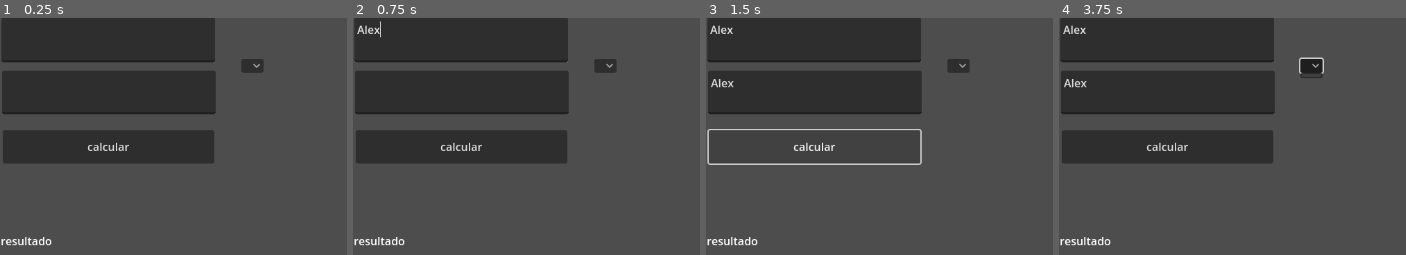
Above: before the commit, frames 1-4 (left to right).
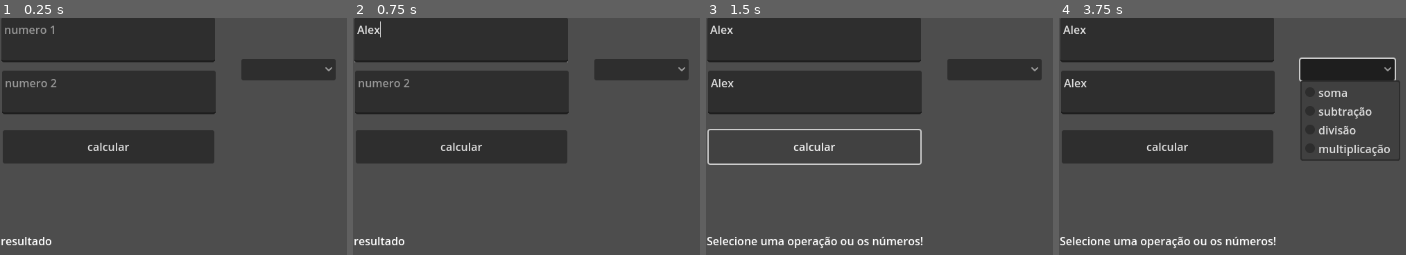
Above: after the commit, the same moments.

Repository: danielleher/segundo-semestre-dev-mobile-
Game: Godot game, scene res://entrega 3/calculadora.tscn
The game is run twice, just before and just after one commit, with the same random seed, the same clock (stepped at 60 frames per second) and the same inputs. This scene is started directly instead of the project's main scene.
Inputs (mouse positions are in pixels of both pictures, inside the frame that each line leads up to; where the layout moved, square brackets give the same spot in the first picture):
- Up to frame 1 (0.25 s): no input
- Up to frame 2 (0.75 s): click (460, 39) at 0.52 s; type "Alex" at 0.6 s
- Up to frame 3 (1.5 s): click (813, 91) at 0.75 s; type "Alex" at 0.83 s; click "calcular" at 1.25 s
- Up to frame 4 (3.75 s): click "calcular" at 2 s; click "calcular" at 2.75 s; click (1347, 70) [1312, 65] at 3.5 s

The runs differ from the first frame. In frame 1, 2.4% of the frame differs, in the area x 1-97%, y 2-30%; in frame 2, 2.2%; in frame 3, 3.1%; in frame 4, 5.3%, in the area x 0-99%, y 16-98%.

Commit message:
calculadora
calculadora

Diff:
--- a/entregas/entrega 3/calculadora.gd
+++ b/entregas/entrega 3/calculadora.gd
@@ -1 +1,18 @@
-extends Node2D
+extends Control
+
+func _on_button_pressed() -> void:
+	$Label.text = str($OptionButton.get_selected_id())
+	if $OptionButton.get_selected_id() == 0:
+		$Label.text = str(float($numero1.text) + float($numero2.text))
+
+	elif $OptionButton.get_selected_id() == 1:
+		$Label.text = str(float($numero1.text) - float($numero2.text))
+
+	elif $OptionButton.get_selected_id() == 2:
+		$Label.text = str(float($numero1.text) / float($numero2.text))
+
+	elif $OptionButton.get_selected_id() == 3:
+		$Label.text = str(float($numero1.text) * float($numero2.text))
+
+	else:
+		$Label.text = "Selecione uma operação ou os números!"
--- a/entregas/entrega 3/calculadora.tscn
+++ b/entregas/entrega 3/calculadora.tscn
@@ -2,7 +2,9 @@
 
 [ext_resource type="Script" uid="uid://buvnnixxv7qim" path="res://entrega 3/calculadora.gd" id="1_kmi5w"]
 
-[node name="calculadora" type="Node2D"]
+[node name="calculadora" type="Control"]
+layout_mode = 3
+anchors_preset = 0
 script = ExtResource("1_kmi5w")
 
 [node name="TextEdit" type="TextEdit" parent="."]
@@ -10,12 +12,22 @@
 offset_top = -1.0
 offset_right = 310.0
 offset_bottom = 64.0
+placeholder_text = "numero 1"
 
 [node name="OptionButton" type="OptionButton" parent="."]
 offset_left = 348.0
 offset_top = 59.0
 offset_right = 380.0
 offset_bottom = 79.0
+item_count = 4
+popup/item_0/text = "soma"
+popup/item_0/id = 0
+popup/item_1/text = "subtração"
+popup/item_1/id = 1
+popup/item_2/text = "divisão"
+popup/item_2/id = 2
+popup/item_3/text = "multiplicação"
+popup/item_3/id = 3
 
 [node name="Button" type="Button" parent="."]
 offset_left = 4.0
@@ -36,3 +48,6 @@
 offset_top = 76.0
 offset_right = 311.0
 offset_bottom = 139.0
+placeholder_text = "numero 2"
+
+[connection signal="pressed" from="Button" to="." method="_on_button_pressed"]
